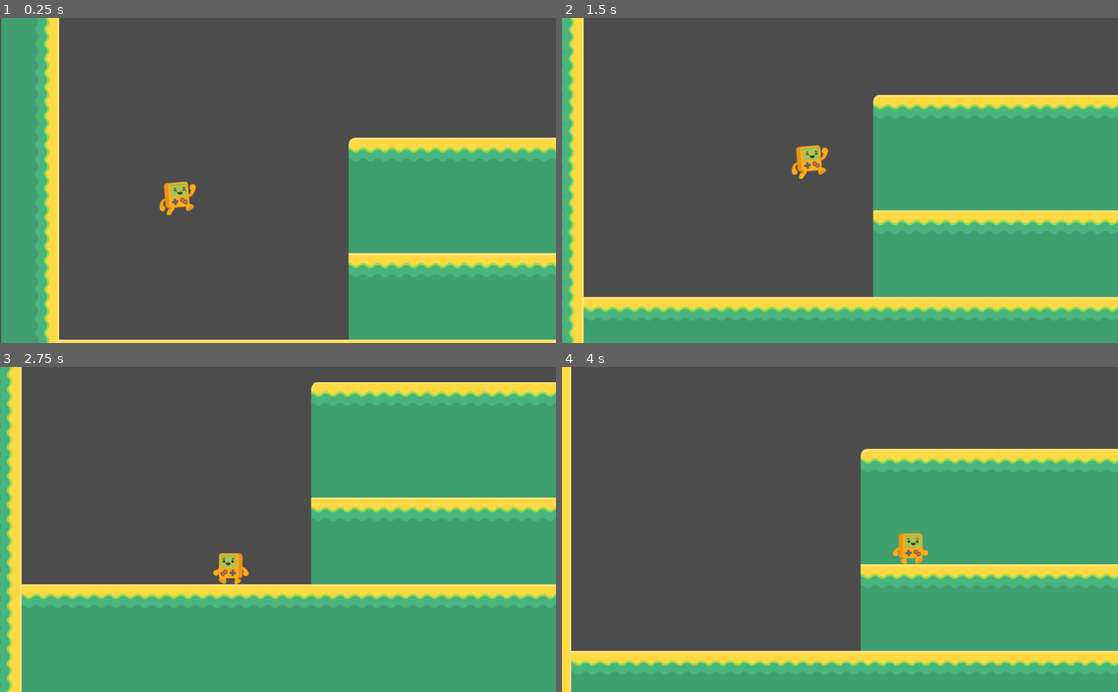
Above: before the commit, frames 1-4 (two rows, left to right).
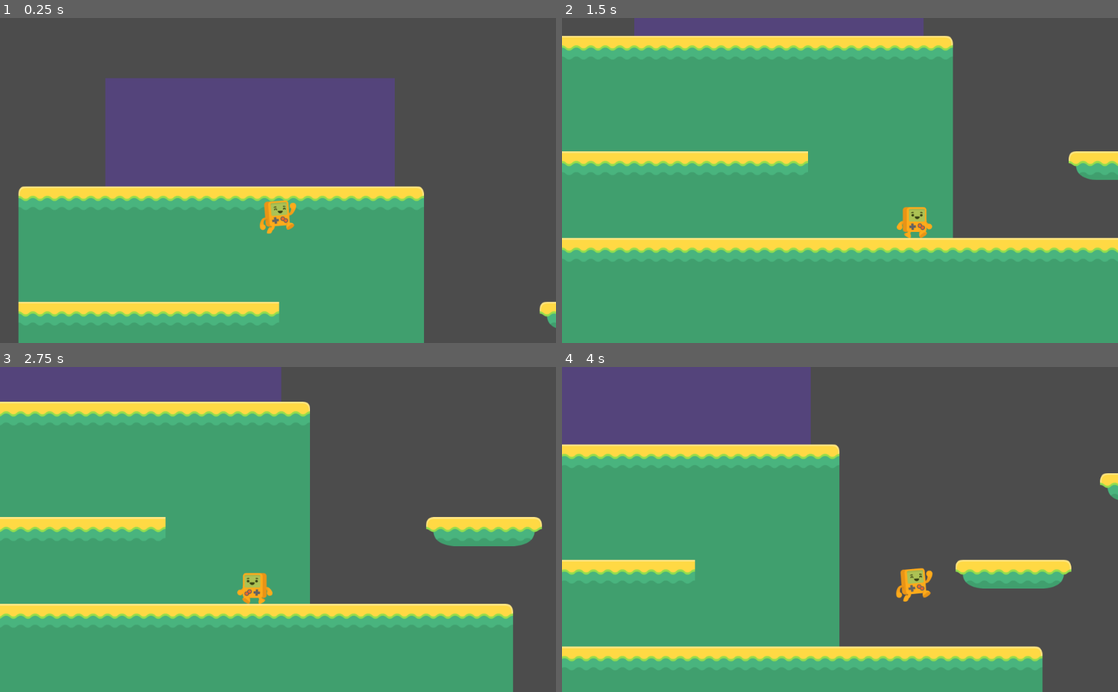
Above: after the commit, the same moments.

Repository: nkpresh/platforme-Game
Game: Godot game, scene res://Level1.tscn
Same seed, same stepped clock (60 frames per second), same inputs: the game is played once before the commit and once after it.
Inputs:
- Up to frame 1 (0.25 s): no input
- Up to frame 2 (1.5 s): hold Right (right) from 0.53 s (still down); tap Up (jump) at 0.77 s
- Up to frame 3 (2.75 s): tap Up (jump) at 1.52 s; release Right (right) at 2.03 s; hold Left (left) from 2.03 s (still down)
- Up to frame 4 (4 s): release Left (left) at 2.78 s; hold Right (right) from 2.78 s (still down); tap Up (jump) at 3.02, 3.77 s

The runs differ from the first frame. In frame 1, 68% of the frame differs, in the area x 0-100%, y 0-100%; in frame 2, 70%; in frame 3, 74%; in frame 4, 75%.

Commit message:
Movement

Diff:
--- a/Level1.tscn
+++ b/Level1.tscn
@@ -1,8 +1,9 @@
-[gd_scene load_steps=6 format=2]
+[gd_scene load_steps=7 format=2]
 
 [ext_resource path="res://world_tileset.tres" type="TileSet" id=1]
 [ext_resource path="res://steve.tscn" type="PackedScene" id=2]
 [ext_resource path="res://pass_throughTilest.tres" type="TileSet" id=3]
+[ext_resource path="res://assets/background/background/set2_background.png" type="Texture" id=4]
 
 [sub_resource type="RectangleShape2D" id=1]
 extents = Vector2( 288, 32 )
@@ -35,14 +36,14 @@
 one_way_collision = true
 
 [node name="steve" parent="." instance=ExtResource( 2 )]
-position = Vector2( -889.656, 53.3191 )
+position = Vector2( 61.7692, -12.6064 )
 
 [node name="Camera2D" type="Camera2D" parent="steve"]
 scale = Vector2( 3, 3 )
 current = true
 zoom = Vector2( 1.2, 1.2 )
 limit_left = -1200
-limit_top = -250
+limit_top = -750
 limit_right = 13000
 limit_bottom = 800
 limit_smoothed = true
@@ -51,3 +52,10 @@
 smoothing_enabled = true
 drag_margin_left = 0.3
 editor_draw_limits = true
+
+[node name="ParallaxBackground" type="ParallaxBackground" parent="."]
+
+[node name="Purple Sky" type="ParallaxLayer" parent="ParallaxBackground"]
+
+[node name="Sprite" type="Sprite" parent="ParallaxBackground/Purple Sky"]
+texture = ExtResource( 4 )
